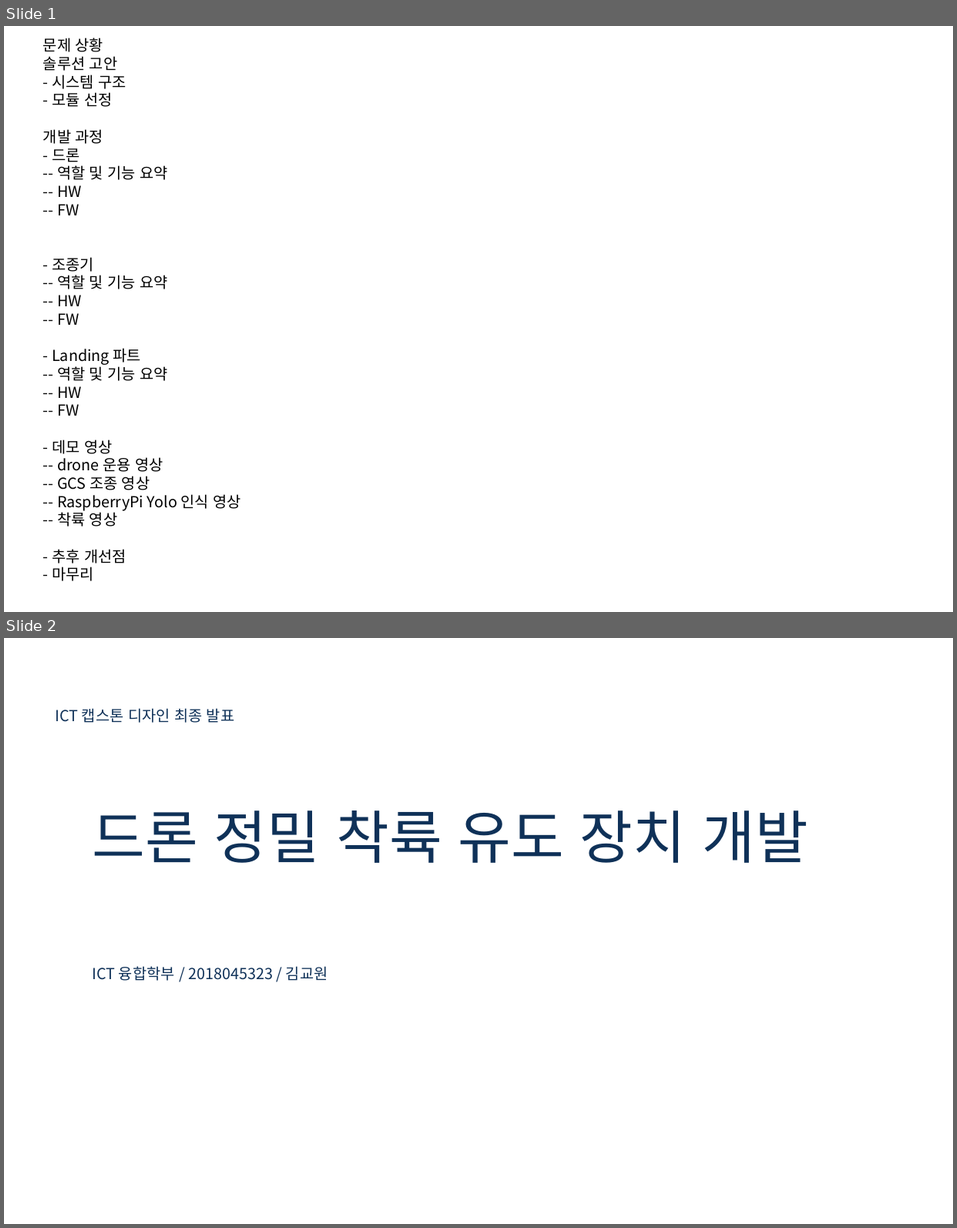
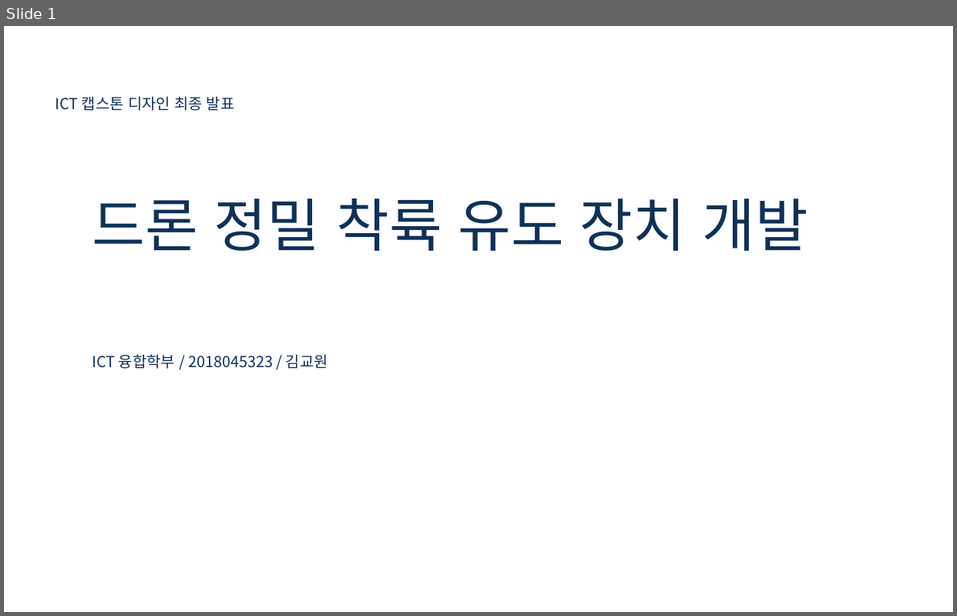
Before and after one commit to kimkyowon/Capstone_Design, a slide deck: 1.PrecisionLandingModule/1.ReasearchNote/FinalReport/캡스톤디자인 최종 발표 ICT융합학부 2018045323 김교원.pptx. Shown one above the other, each under a label of ours: slides 1 and 2 before the commit, slide 1 after it. The pictures are 957x1228 and 957x616 pixels, drawn with LibreOffice and Linux fonts; fonts in the diff are those of the drawing; background and template pictures are left out. Boxes give left, top, right and bottom in pixels: in the first picture for what was removed or moved away, otherwise in the second. Text is boxed around its words. In the diff, an @@ line names an element or a change of style, - is before the commit and + after.

```diff
--- a/1.PrecisionLandingModule/1.ReasearchNote/FinalReport/캡스톤디자인 최종 발표 ICT융합학부 2018045323 김교원.pptx
+++ b/1.PrecisionLandingModule/1.ReasearchNote/FinalReport/캡스톤디자인 최종 발표 ICT융합학부 2018045323 김교원.pptx
@@ slide 1 removed at box(4, 26, 953, 612), background #FFFFFF @@
@@ title removed at box(43, 56, 241, 563) @@
-문제 상황
-솔루션 고안
-- 시스템 구조
-- 모듈 선정
-개발 과정
-- 드론
--- 역할 및 기능 요약
--- HW
--- FW
-- 조종기
--- 역할 및 기능 요약
--- HW
--- FW
-- Landing 파트
--- 역할 및 기능 요약
--- HW
--- FW
-- 데모 영상
--- drone 운용 영상
--- GCS 조종 영상
--- RaspberryPi Yolo 인식 영상
--- 착륙 영상
-- 추후 개선점
-- 마무리
@@ what was slide 2 is now slide 1 @@
```
Also in this commit, not shown: 1 slide changed, 3 slides added, 2 other slides removed, 1 other file.
